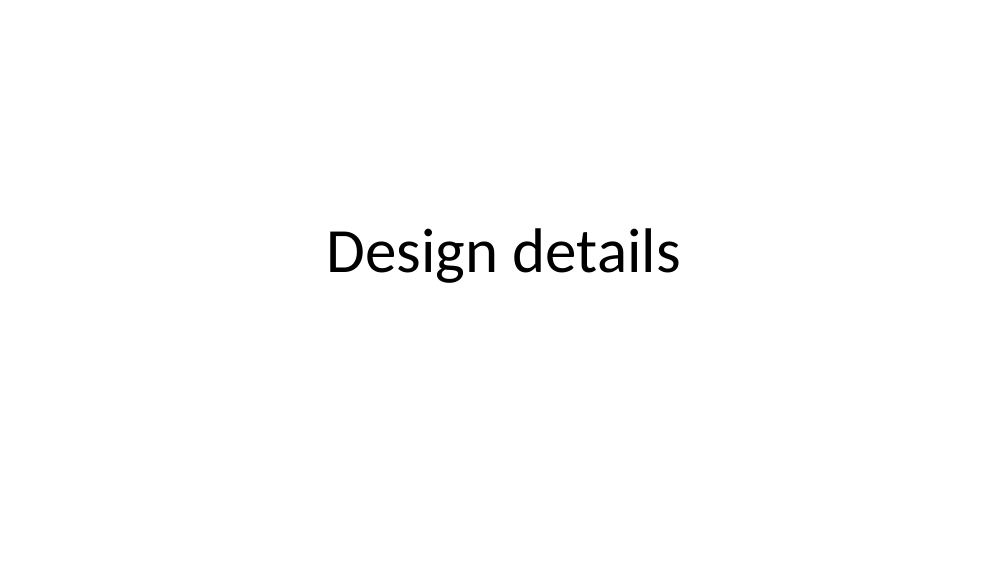
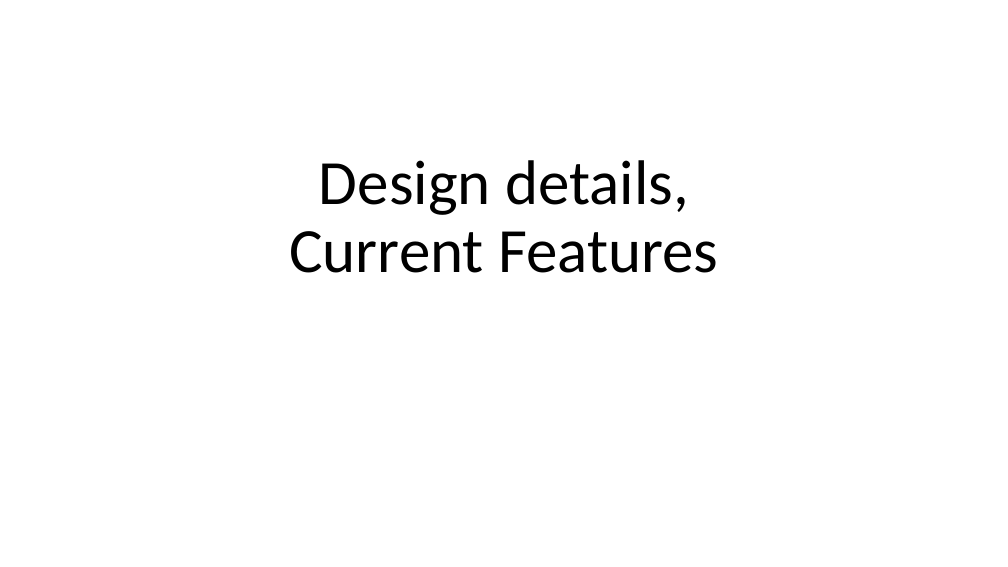
Before and after one commit to slichlyter12/Postal, a slide deck: slide 4 of ProgressReportEndWinter/Progress-Report-EndWinter-team38.pptx. Drawn at 1008x567 pixels with LibreOffice and Linux fonts; fonts in the diff are those of the drawing. Boxes give left, top, right and bottom in pixels: in the first picture for what was removed or moved away, otherwise in the second. Text is boxed around its words. In the diff, an @@ line names an element or a change of style, - is before the commit and + after.

```diff
--- a/ProgressReportEndWinter/Progress-Report-EndWinter-team38.pptx
+++ b/ProgressReportEndWinter/Progress-Report-EndWinter-team38.pptx
@@ title at box(289, 160, 718, 273): text changed @@
-Design details
+Design details,
+Current Features
```
Also in this commit, not shown: 4 other slides changed, 8 slides added, 24 slides removed.
